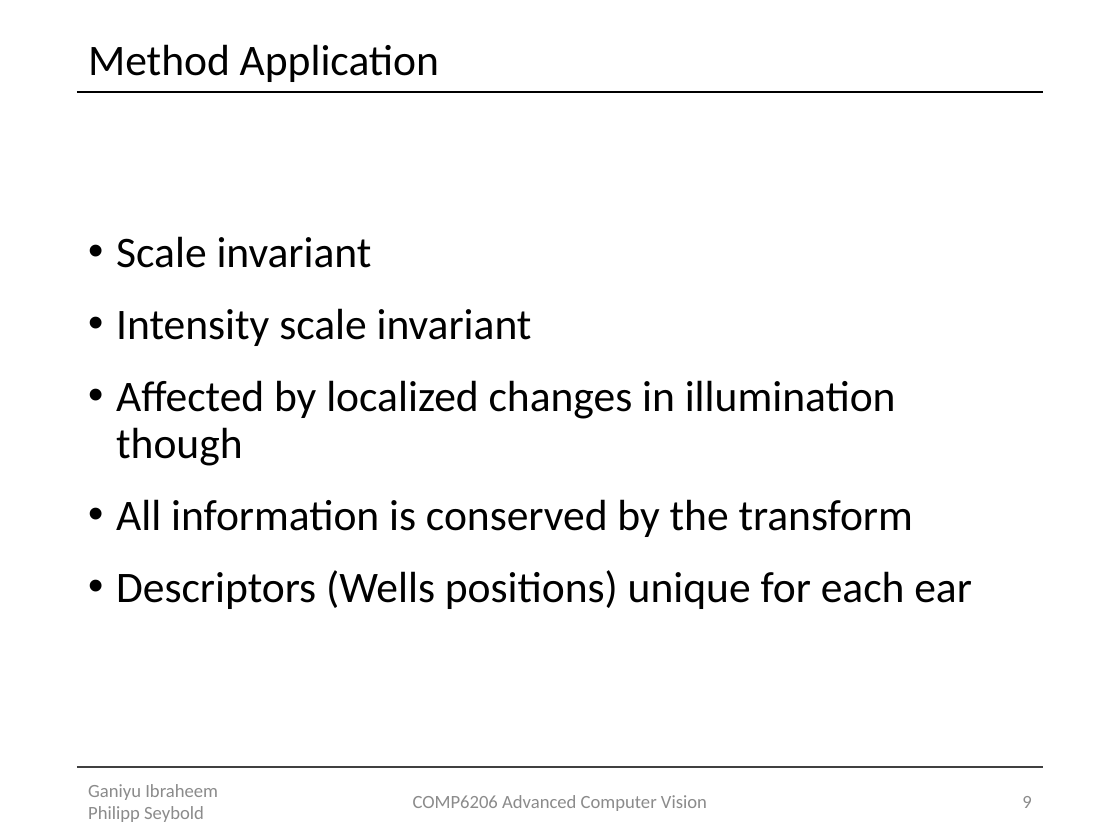
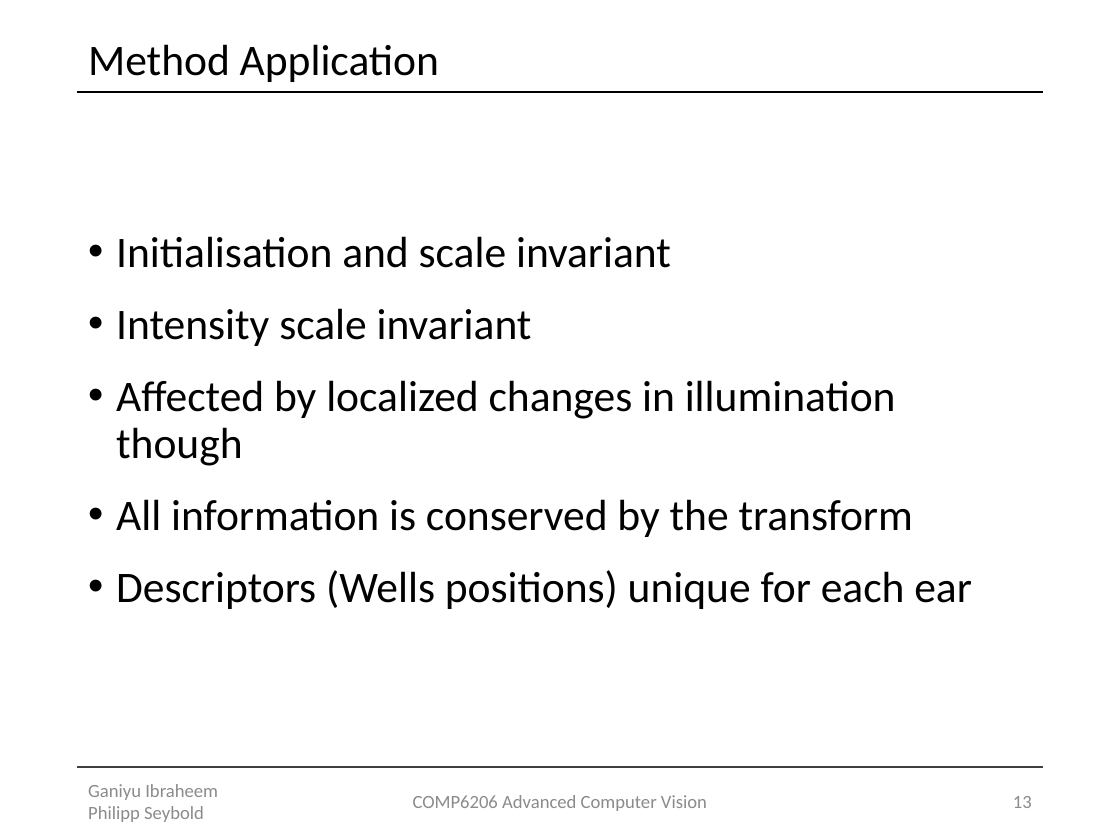
Before and after one commit to Lxrd-AJ/ForceFieldTransforms, a slide deck: slide 13 of Force Field Transformation.pptx (slide 9 before the commit). Drawn at 1120x840 pixels with LibreOffice and Linux fonts; fonts in the diff are those of the drawing. Boxes give left, top, right and bottom in pixels: in the first picture for what was removed or moved away, otherwise in the second. Text is boxed around its words. In the diff, an @@ line names an element or a change of style, - is before the commit and + after.

```diff
--- a/Force Field Transformation.pptx
+++ b/Force Field Transformation.pptx
@@ text at [116,236,671,268]: text changed @@
-• Scale invariant
+• Initialisation and scale invariant
@@ page number at [1013,796,1032,808]: text changed @@
-9
+13
```
Also in this commit, not shown: 11 other slides changed, 6 slides added.
